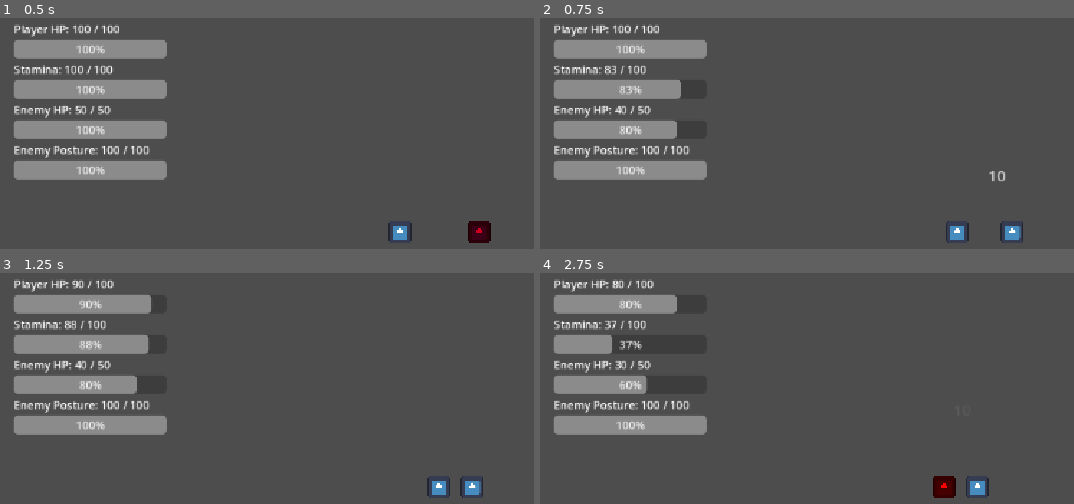
Above: before the commit, frames 1-4 (two rows, left to right).
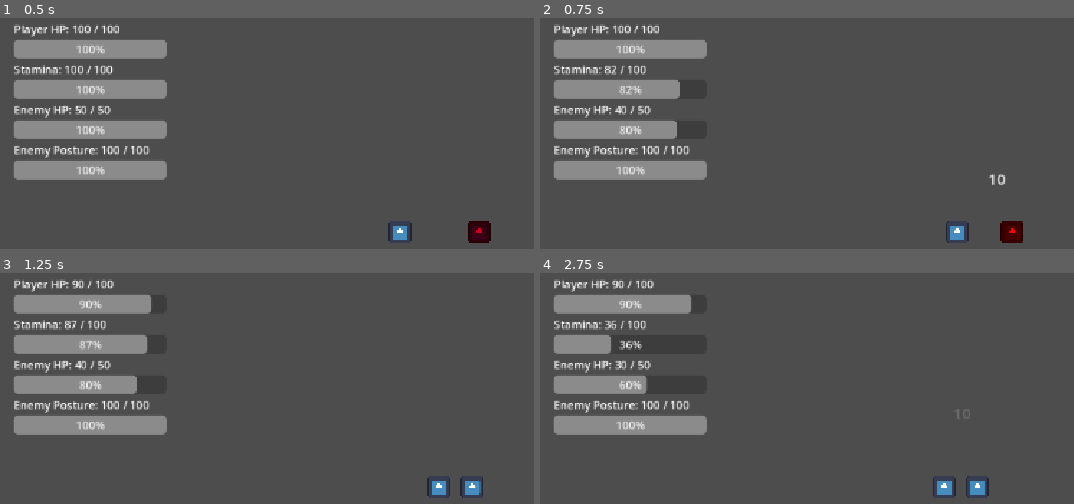
Above: after the commit, the same moments.

Repository: shanwinder/lastblade
Game: Godot game, scene res://scenes/main/Main.tscn
Same seed, same stepped clock (60 frames per second), same inputs: the game is played once before the commit and once after it. The engine's default icon, where the game draws it, is replaced by a stand-in: a white triangle on a blue panel in a dark square.
Inputs:
- Up to frame 1 (0.5 s): no input
- Up to frame 2 (0.75 s): hold Right (ui_right) from 0.53 s (still down); tap J (attack) at 0.6 s
- Up to frame 3 (1.25 s): keep holding Right (ui_right)
- Up to frame 4 (2.75 s): release Right (ui_right) at 1.28 s; hold Left (ui_left) 1.28-2.03 s; tap J (attack) at 1.35, 2.3 s; hold Right (ui_right) from 2.03 s (still down); tap K (dash) at 2.1 s

Frame 1 is identical in both runs. In frame 2, 0.5% of the frame differs, in the area x 13-91%, y 22-98%; in frame 3, less than 0.1%; in frame 4, 0.7%, in the area x 12-81%, y 3-98%.

Commit message:
Add hit-stop mechanic and time_scale safeguards
Introduce a lightweight hit-stop system: exported parameters for normal/critical durations and time scale, a hit_stop_id to handle overlapping stops, and apply_hit_stop() which uses a timer with ignore_time_scale to temporarily lower Engine.time_scale. Call apply_hit_stop() from take_damage(), reset Engine.time_scale on die(), and ensure Engine.time_scale is restored on HUD._ready() to prevent the scene from remaining slowed after reload. Critical hits use a longer pause to feel heavier.

Diff:
--- a/last-blade-trial/EnemyDummy.gd
+++ b/last-blade-trial/EnemyDummy.gd
@@ -52,6 +52,18 @@
 # เช่น 3.0 แปลว่าโจมตีแรงขึ้น 3 เท่า
 @export var critical_damage_multiplier: float = 3.0
 
+# ระยะเวลา Hit Stop เมื่อโจมตีปกติโดนศัตรู
+# ค่านี้สั้นมาก เพื่อให้รู้สึกว่าดาบกระแทกโดนจริง
+@export var normal_hit_stop_time: float = 0.06
+
+# ระยะเวลา Hit Stop เมื่อโจมตี Critical
+# Critical ควรหน่วงนานกว่านิดหนึ่ง เพื่อให้รู้สึกหนักและสะใจ
+@export var critical_hit_stop_time: float = 0.12
+
+# ความเร็วของเกมระหว่าง Hit Stop
+# 0.08 แปลว่าเกมช้าลงมาก แต่ไม่หยุดสนิท
+@export var hit_stop_time_scale: float = 0.08
+
 # =========================
 # ตัวแปรอ้างอิง Node
 # =========================
@@ -110,6 +122,10 @@
 # ใช้ยกเลิก attack coroutine เก่าที่ค้างอยู่
 # ทุกครั้งที่เริ่ม attack ใหม่หรือถูก parry เราจะเพิ่มค่านี้
 var attack_sequence_id: int = 0
+
+# ใช้กัน Hit Stop ซ้อนกันหลายรอบ
+# ถ้ามี Hit Stop ใหม่เข้ามา จะให้รอบล่าสุดเป็นตัวควบคุม
+var hit_stop_id: int = 0
 
 # ทิศที่ศัตรูหันหน้าอยู่ 1 = ขวา, -1 = ซ้าย
 var facing_direction: int = -1
@@ -492,6 +508,9 @@
 
 	# แสดงตัวเลขดาเมจลอยขึ้นเหนือศัตรู
 	show_damage_popup(final_damage, is_critical_hit)
+
+	# ทำ Hit Stop เพื่อให้จังหวะโจมตีรู้สึกมีน้ำหนัก
+	apply_hit_stop(is_critical_hit)
 
 	# ถ้า HP หมด ให้ตายทันที
 	# วางไว้ก่อน flash เพื่อไม่ให้ศัตรูกระพริบแล้วกลับมาขาวหลังตาย
@@ -568,6 +587,33 @@
 	tween.set_parallel(false)
 	tween.tween_callback(popup.queue_free)
 
+func apply_hit_stop(is_critical_hit: bool) -> void:
+	# เพิ่ม id ทุกครั้งที่เริ่ม Hit Stop
+	# เพื่อให้ถ้ามี Hit Stop ใหม่ซ้อนเข้ามา รอบเก่าจะไม่แย่ง reset time_scale
+	hit_stop_id += 1
+	var my_hit_stop_id := hit_stop_id
+
+	# เลือกระยะเวลาตามประเภทการโจมตี
+	var duration := normal_hit_stop_time
+
+	if is_critical_hit:
+		duration = critical_hit_stop_time
+
+	# ลดความเร็วเวลาของทั้งเกมชั่วคราว
+	# ทำให้การโจมตีรู้สึกกระแทกและมีน้ำหนัก
+	Engine.time_scale = hit_stop_time_scale
+
+	# รอด้วย timer ที่ ignore_time_scale = true
+	# สำคัญมาก: ถ้าไม่ ignore time scale ตัว timer จะช้าตามเกม ทำให้ Hit Stop ยาวเกินไป
+	await get_tree().create_timer(duration, true, false, true).timeout
+
+	# ถ้ามี Hit Stop รอบใหม่เริ่มไปแล้ว ไม่ต้อง reset จากรอบเก่า
+	if my_hit_stop_id != hit_stop_id:
+		return
+
+	# คืนความเร็วเกมกลับเป็นปกติ
+	Engine.time_scale = 1.0
+
 func flash_critical() -> void:
 	# เปลี่ยนสีศัตรูเป็นสีส้มทอง เพื่อแสดงว่าโดน Critical
 	sprite_2d.modulate = Color(1.0, 0.65, 0.0, 1.0)
@@ -590,6 +636,9 @@
 
 	# ตั้งสถานะว่าตายแล้ว
 	is_dead = true
+
+	# คืนความเร็วเกมกลับเป็นปกติ เผื่อศัตรูตายระหว่าง Hit Stop
+	Engine.time_scale = 1.0
 
 	# ยกเลิก attack coroutine เก่าที่อาจค้างอยู่
 	attack_sequence_id += 1
--- a/last-blade-trial/HUD.gd
+++ b/last-blade-trial/HUD.gd
@@ -46,6 +46,10 @@
 var is_game_finished: bool = false
 
 func _ready() -> void:
+	# กันกรณี reload scene ตอนเกมกำลัง Hit Stop
+	# ให้เริ่มฉากใหม่ด้วยความเร็วปกติเสมอ
+	Engine.time_scale = 1.0
+
 	# หา node Player จาก Main
 	var player = get_parent().get_node("Player")
 
